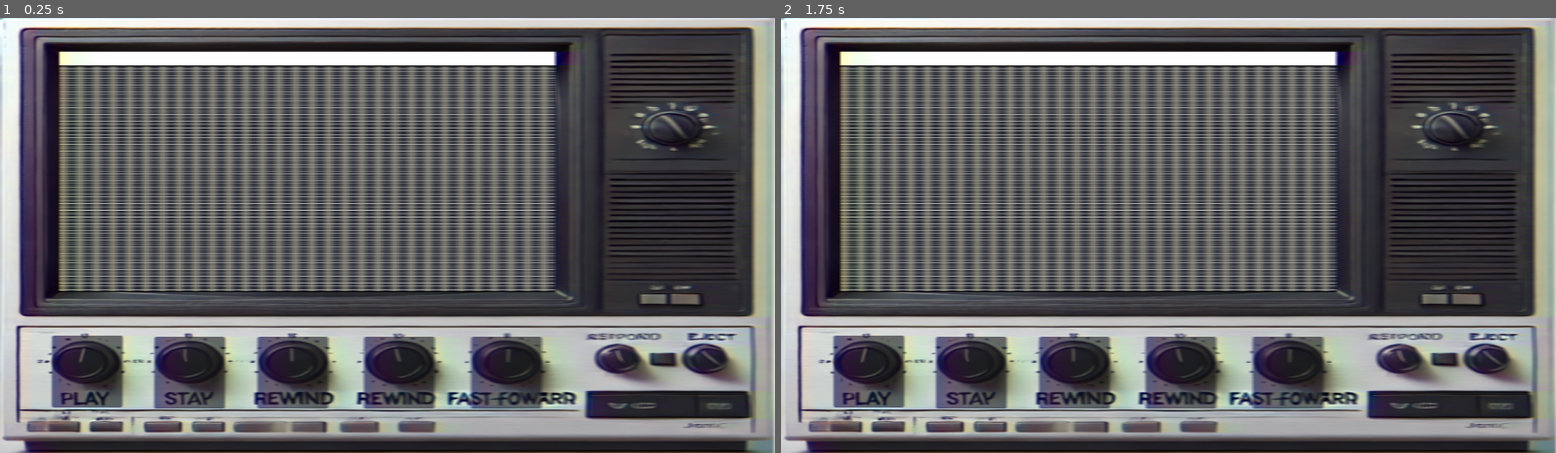
Above: before the commit, frames 1-2 (left to right).
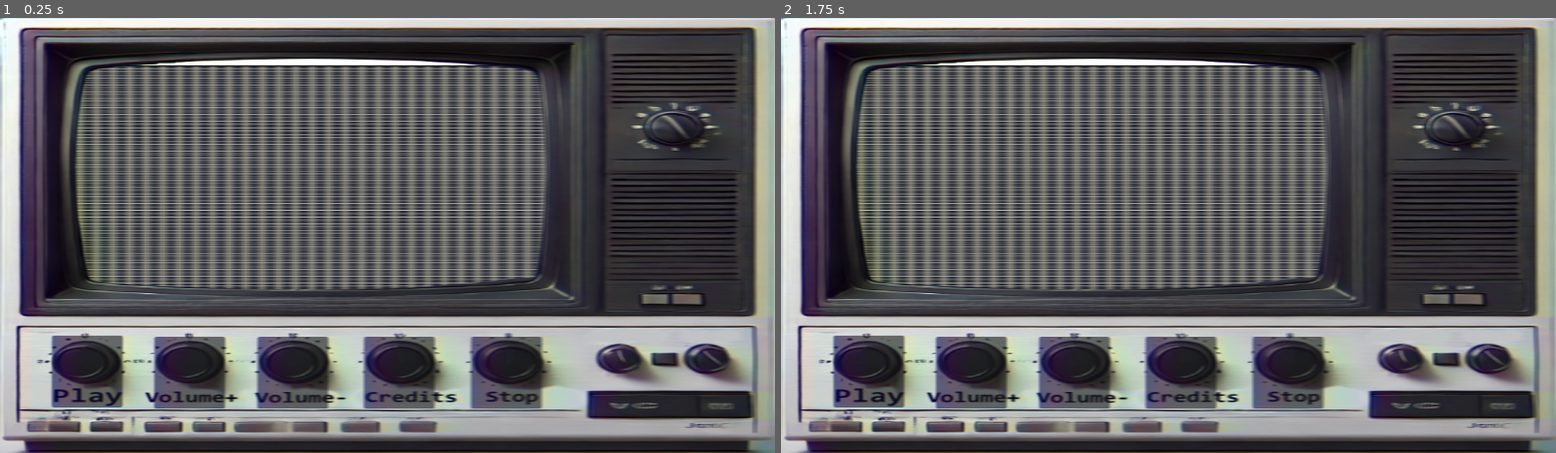
Above: after the commit, the same moments.

Repository: Ciasne14/SteelWorks3
Game: Godot game, scene res://Scenes/main_scene.tscn
The game is run twice, just before and just after one commit, with the same random seed, the same clock (stepped at 60 frames per second) and the same inputs.
Inputs (mouse positions are in pixels of both pictures, inside the frame that each line leads up to):
- Up to frame 1 (0.25 s): no input
- Up to frame 2 (1.75 s): click (866, 370) at 0.5 s; click (967, 374) at 1.25 s

The runs differ from the first frame. In frame 1, 7.4% of the frame differs, in the area x 6-100%, y 1-100%; in frame 2, 7.4%.

Commit message:
nowy background, grafiki przycisków

Diff:
--- a/Scenes/main_scene.tscn
+++ b/Scenes/main_scene.tscn
@@ -1,6 +1,6 @@
 [gd_scene load_steps=5 format=3 uid="uid://bomcccbex7omi"]
 
-[ext_resource type="Texture2D" uid="uid://bs2hfascsje7p" path="res://background_tv.png" id="1_22urk"]
+[ext_resource type="Texture2D" uid="uid://b4dhcxhbjudfa" path="res://tv.png" id="1_ya67x"]
 [ext_resource type="Texture2D" uid="uid://qvpqih0b1vkp" path="res://OldComputer.png" id="2_2jry2"]
 [ext_resource type="Script" path="res://Scenes/main_scene.gd" id="3_fj4oy"]
 [ext_resource type="Material" uid="uid://gu6wpty15hva" path="res://MaterialShaders/VHSShaderMaterial.tres" id="4_sbcsv"]
@@ -20,10 +20,11 @@
 anchor_bottom = 1.0
 grow_horizontal = 2
 grow_vertical = 2
-texture = ExtResource("1_22urk")
+texture = ExtResource("1_ya67x")
 expand_mode = 1
 
 [node name="MainScene" type="TextureRect" parent="Background"]
+z_index = -1
 layout_mode = 1
 anchors_preset = -1
 anchor_left = 0.074
Binary file added: button.png
Not shown, added: button.png.import
Binary file added: buttonhovered.png
Not shown, added: buttonhovered.png.import
Binary file added: buttonpressed.png
Not shown, added: buttonpressed.png.import
Binary file added: tv.png
Not shown, added: tv.png.import
